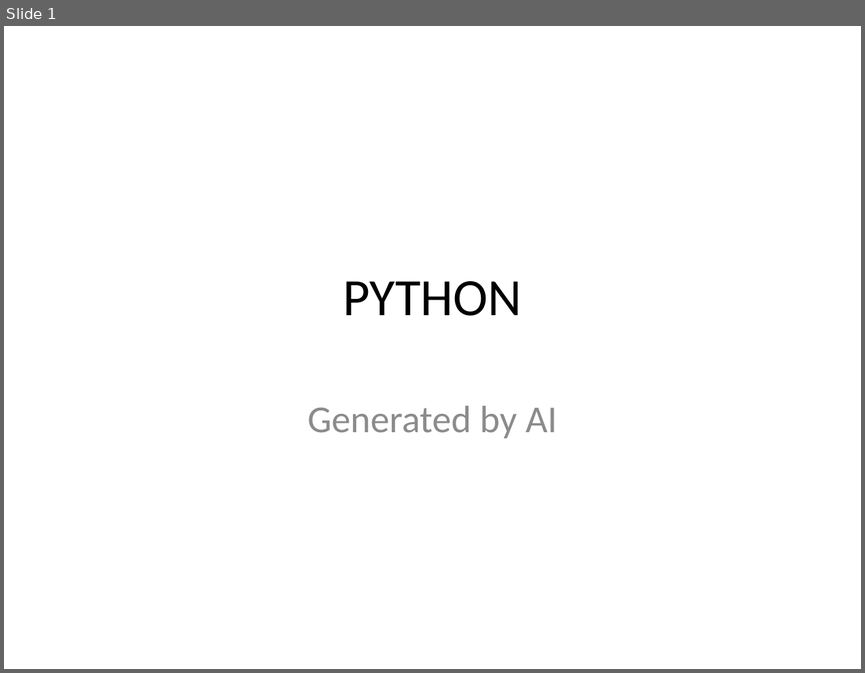
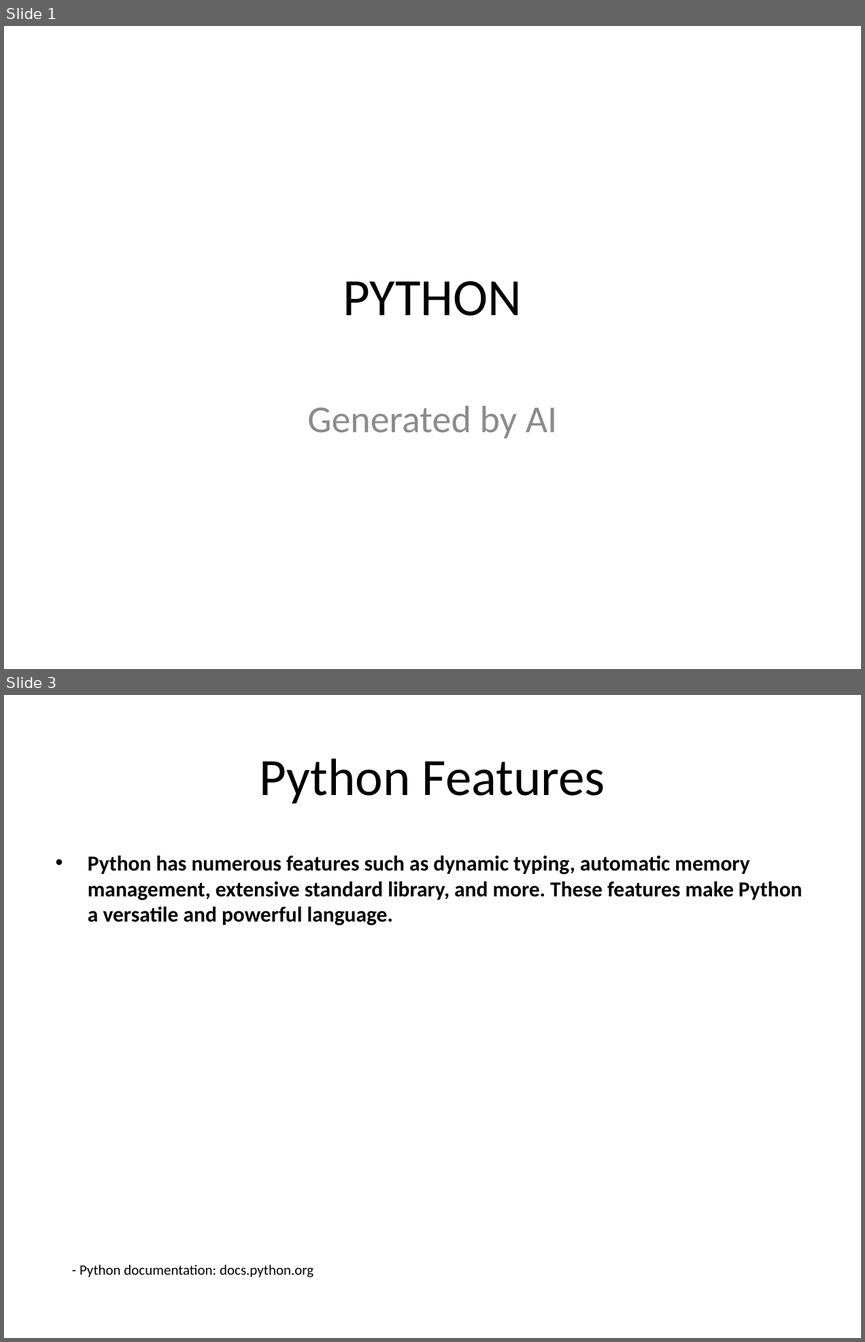
Before and after one commit to infrasvc-magang/test, a slide deck: backend/project/PPTX/Python_presentation.pptx. Shown one above the other, each under a label of ours: slide 1 before the commit, slides 1 and 3 after it; the slides between them are not shown. The pictures are 865x673 and 865x1342 pixels, drawn with LibreOffice and Linux fonts; fonts in the diff are those of the drawing. Boxes give left, top, right and bottom in pixels: in the first picture for what was removed or moved away, otherwise in the second. Text is boxed around its words. In the diff, an @@ line names an element or a change of style, - is before the commit and + after.

```diff
--- a/backend/project/PPTX/Python_presentation.pptx
+++ b/backend/project/PPTX/Python_presentation.pptx
@@ slide 3 added at <box>4,695,861,1338</box>, background #FFFFFF @@
@@ title added at <box>259,758,605,804</box>, 44 pt, text #000000 @@
+Python Features
@@ text added at <box>88,855,802,926</box>, 18 pt, text #000000, bold @@
+• Python has numerous features such as dynamic typing, automatic memory management, extensive standard library, and more. These features make Python a versatile and powerful language.
@@ text added at <box>79,1264,313,1277</box>, 12 pt, text #000000 @@
+- Python documentation: docs.python.org
```
Also in this commit, not shown: 7 slides changed, 2 other slides added, 3 slides removed, 5 other files.
